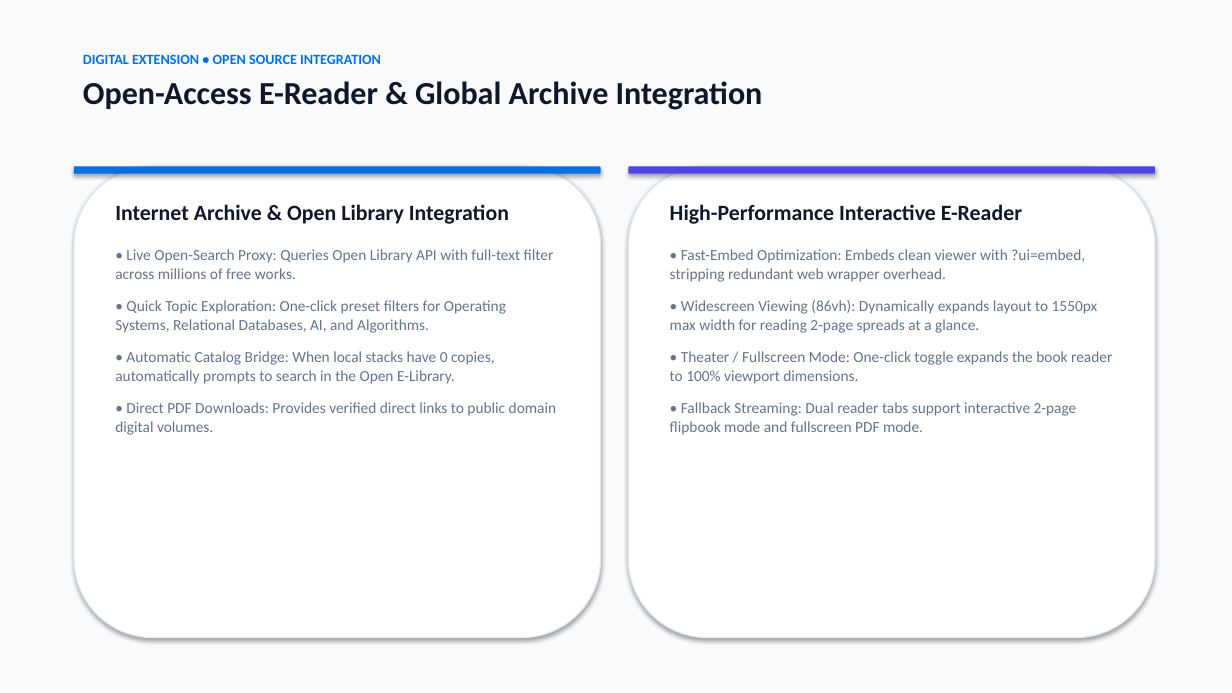
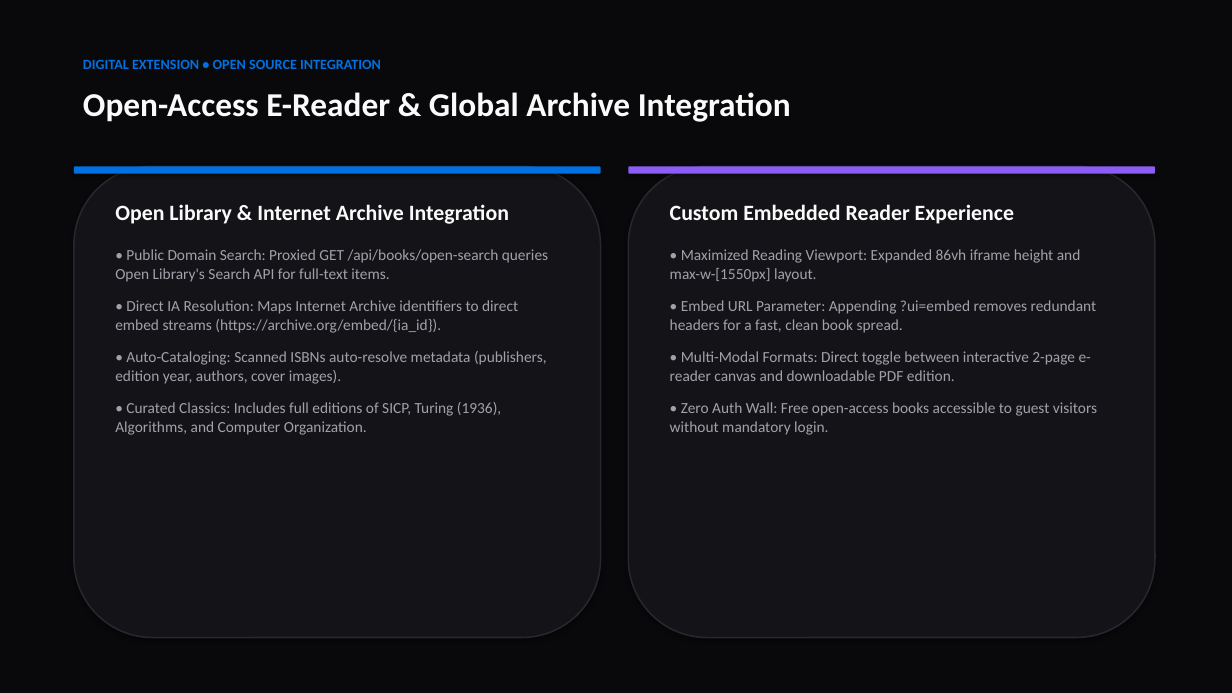
Before and after one commit to themellowhost/library-lending-system, a slide deck: slide 9 of Library_Lending_System_Presentation.pptx. Drawn at 1232x693 pixels with LibreOffice and Linux fonts; fonts in the diff are those of the drawing. Boxes give left, top, right and bottom in pixels: in the first picture for what was removed or moved away, otherwise in the second. Text is boxed around its words. In the diff, an @@ line names an element or a change of style, - is before the commit and + after.

Commit message:
docs: Make presentation 100% dark theme and embed high-res relational ER diagram

```diff
--- a/Library_Lending_System_Presentation.pptx
+++ b/Library_Lending_System_Presentation.pptx
@@ background #FFFFFF to #09090B @@
@@ rectangle removed at bbox=[0, 0, 1232, 693] @@
@@ text at bbox=[83, 54, 381, 64]: paragraph removed @@
-DIGITAL EXTENSION • OPEN SOURCE INTEGRATION
@@ text added at bbox=[83, 59, 381, 69], 11 pt, text #0071E3, bold @@
+DIGITAL EXTENSION • OPEN SOURCE INTEGRATION
@@ text "Open-Access E-Reader & Global Archive ...": place and size @@
-text "Open-Access E-Reader & Global Archive ..." at bbox=[83, 54, 763, 110]
+text "Open-Access E-Reader & Global Archive ..." at bbox=[83, 92, 791, 122]
@@ text "Open-Access E-Reader & Global Archive ..." at bbox=[83, 92, 791, 122]: size 25 to 26 pt, text colour #0F172A to #FAFAFA @@
@@ rounded rectangle at bbox=[74, 166, 601, 638]: fill #FFFFFF to #141418; outline #E2E8F0 1 pt to #27272E 1.2 pt @@
@@ rounded rectangle at bbox=[628, 166, 1155, 638]: fill #FFFFFF to #141418; outline #E2E8F0 1 pt to #27272E 1.2 pt @@
@@ rounded rectangle at bbox=[628, 166, 1155, 174]: fill #4F46E5 to #8B5CF6 @@
@@ text at bbox=[115, 204, 548, 435]: text changed; text colour #64748B to #A1A1AA @@
-Internet Archive & Open Library Integration
-• Live Open-Search Proxy: Queries Open Library API with full-text filter across millions of free works.
-• Quick Topic Exploration: One-click preset filters for Operating Systems, Relational Databases, AI, and Algorithms.
-• Automatic Catalog Bridge: When local stacks have 0 copies, automatically prompts to search in the Open E-Library.
-• Direct PDF Downloads: Provides verified direct links to public domain digital volumes.
+Open Library & Internet Archive Integration
+• Public Domain Search: Proxied GET /api/books/open-search queries Open Library's Search API for full-text items.
+• Direct IA Resolution: Maps Internet Archive identifiers to direct embed streams (https://archive.org/embed/{ia_id}).
+• Auto-Cataloging: Scanned ISBNs auto-resolve metadata (publishers, edition year, authors, cover images).
+• Curated Classics: Includes full editions of SICP, Turing (1936), Algorithms, and Computer Organization.
@@ text at bbox=[670, 204, 1097, 435]: text changed; text colour #64748B to #A1A1AA @@
-High-Performance Interactive E-Reader
-• Fast-Embed Optimization: Embeds clean viewer with ?ui=embed, stripping redundant web wrapper overhead.
-• Widescreen Viewing (86vh): Dynamically expands layout to 1550px max width for reading 2-page spreads at a glance.
-• Theater / Fullscreen Mode: One-click toggle expands the book reader to 100% viewport dimensions.
-• Fallback Streaming: Dual reader tabs support interactive 2-page flipbook mode and fullscreen PDF mode.
+Custom Embedded Reader Experience
+• Maximized Reading Viewport: Expanded 86vh iframe height and max-w-[1550px] layout.
+• Embed URL Parameter: Appending ?ui=embed removes redundant headers for a fast, clean book spread.
+• Multi-Modal Formats: Direct toggle between interactive 2-page e-reader canvas and downloadable PDF edition.
+• Zero Auth Wall: Free open-access books accessible to guest visitors without mandatory login.
```
Also in this commit, not shown: 7 other slides changed, 2 slides added, 2 slides removed, 3 other files.
